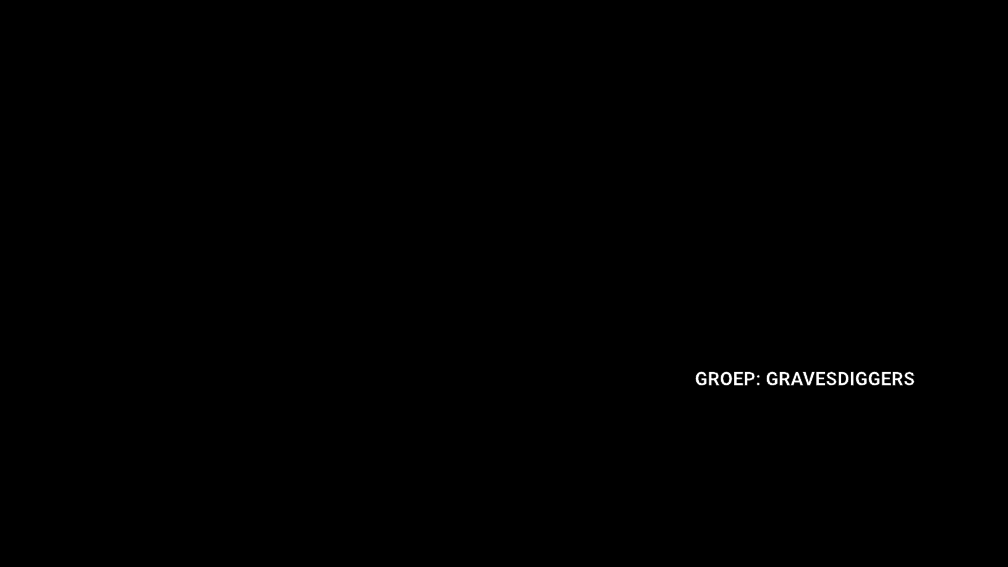
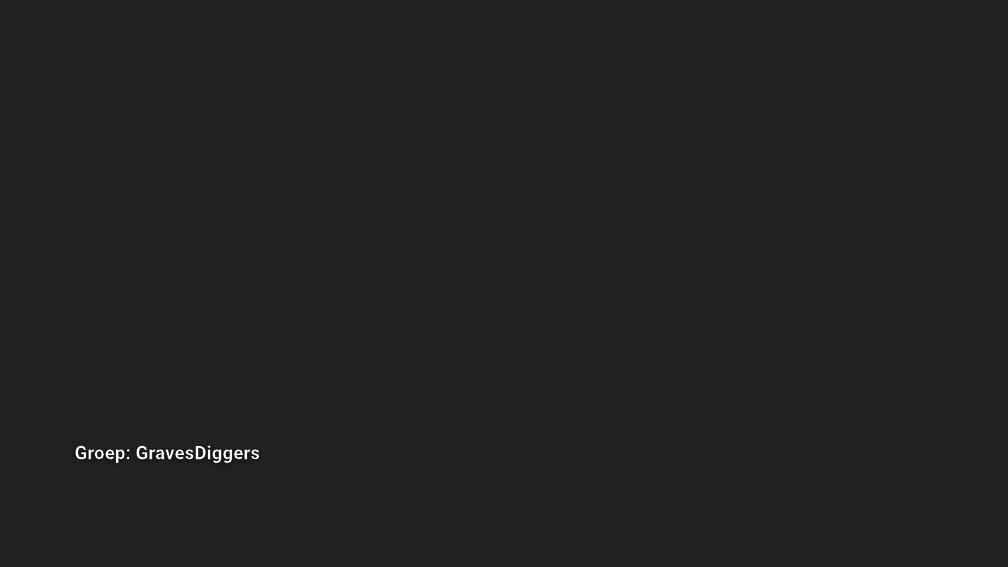
Before and after one commit to DanialVEVO/Gamelab2, a slide deck: slide 1 of Presentatie/Concept Fase.pptx. Drawn at 1008x567 pixels with LibreOffice and Linux fonts; fonts in the diff are those of the drawing; background and template pictures are left out. Boxes give left, top, right and bottom in pixels: in the first picture for what was removed or moved away, otherwise in the second. Text is boxed around its words. In the diff, an @@ line names an element or a change of style, - is before the commit and + after.

```diff
--- a/Presentatie/Concept Fase.pptx
+++ b/Presentatie/Concept Fase.pptx
@@ background picture (left out) to #212121 @@
@@ subtitle at [75, 446, 261, 463]: text changed @@
-GROEP: GRAVESDIGGERS
+Groep: GravesDiggers
```
Also in this commit, not shown: 8 other slides changed, 1 other file.
